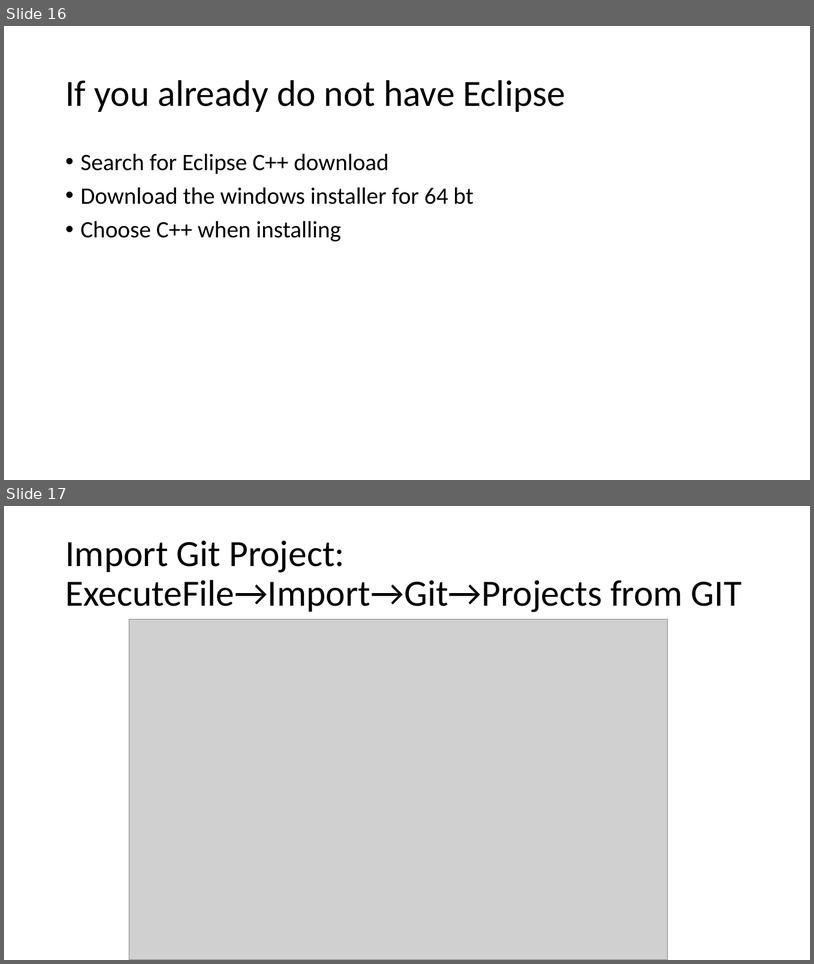
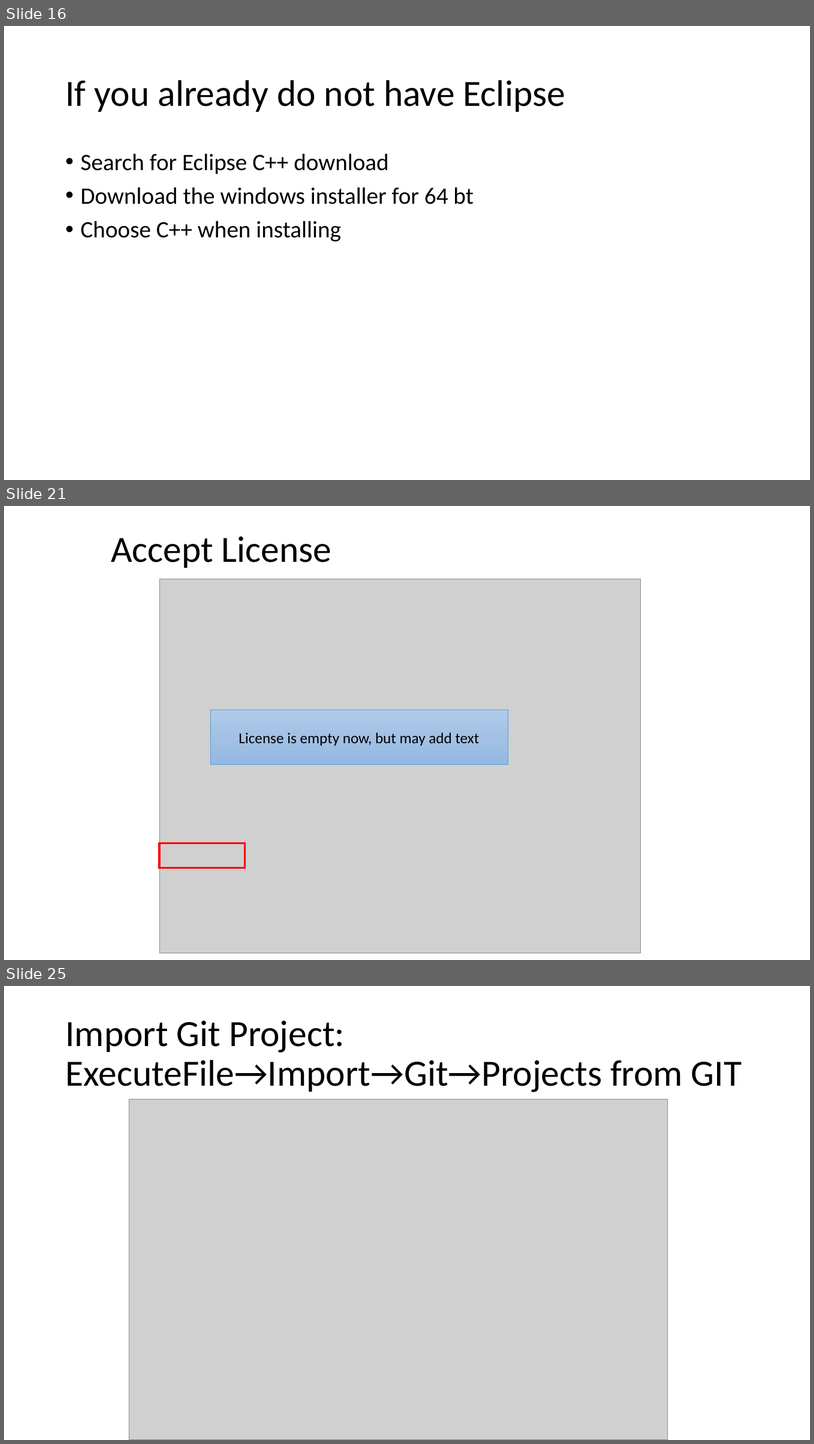
Before and after one commit to pdewan/ConcurrentProgrammingTrainingExamples, a slide deck: Documents/EclipseOpenMPTraining.pptx. Shown one above the other, each under a label of ours: slides 16 and 17 before the commit, slides 16, 21 and 25 after it; the slides between them are not shown. The pictures are 814x964 and 814x1444 pixels, drawn with LibreOffice and Linux fonts; fonts in the diff are those of the drawing; grey boxes stand for pictures. Boxes give left, top, right and bottom in pixels: in the first picture for what was removed or moved away, otherwise in the second. Text is boxed around its words. In the diff, an @@ line names an element or a change of style, - is before the commit and + after.

```diff
--- a/Documents/EclipseOpenMPTraining.pptx
+++ b/Documents/EclipseOpenMPTraining.pptx
@@ slide 21 added at (4,506,810,960), background #FFFFFF @@
@@ title added at (111,536,332,568), 44 pt, text #000000 @@
+Accept License
@@ picture added at (159,579,641,953) @@
@@ rectangle added at (211,710,509,765), fill gradient #B1CBE9 to #A3C1E5 to #93B9E4, outline #5B9BD5 0.5 pt, 18 pt, text #000000 @@
+License is empty now, but may add text
@@ rectangle added at (159,843,245,867), outline #FF0000 2.25 pt @@
@@ what was slide 17 is now slide 25 @@
```
Also in this commit, not shown: 1 slide changed, 18 other slides added, 1 other file.
